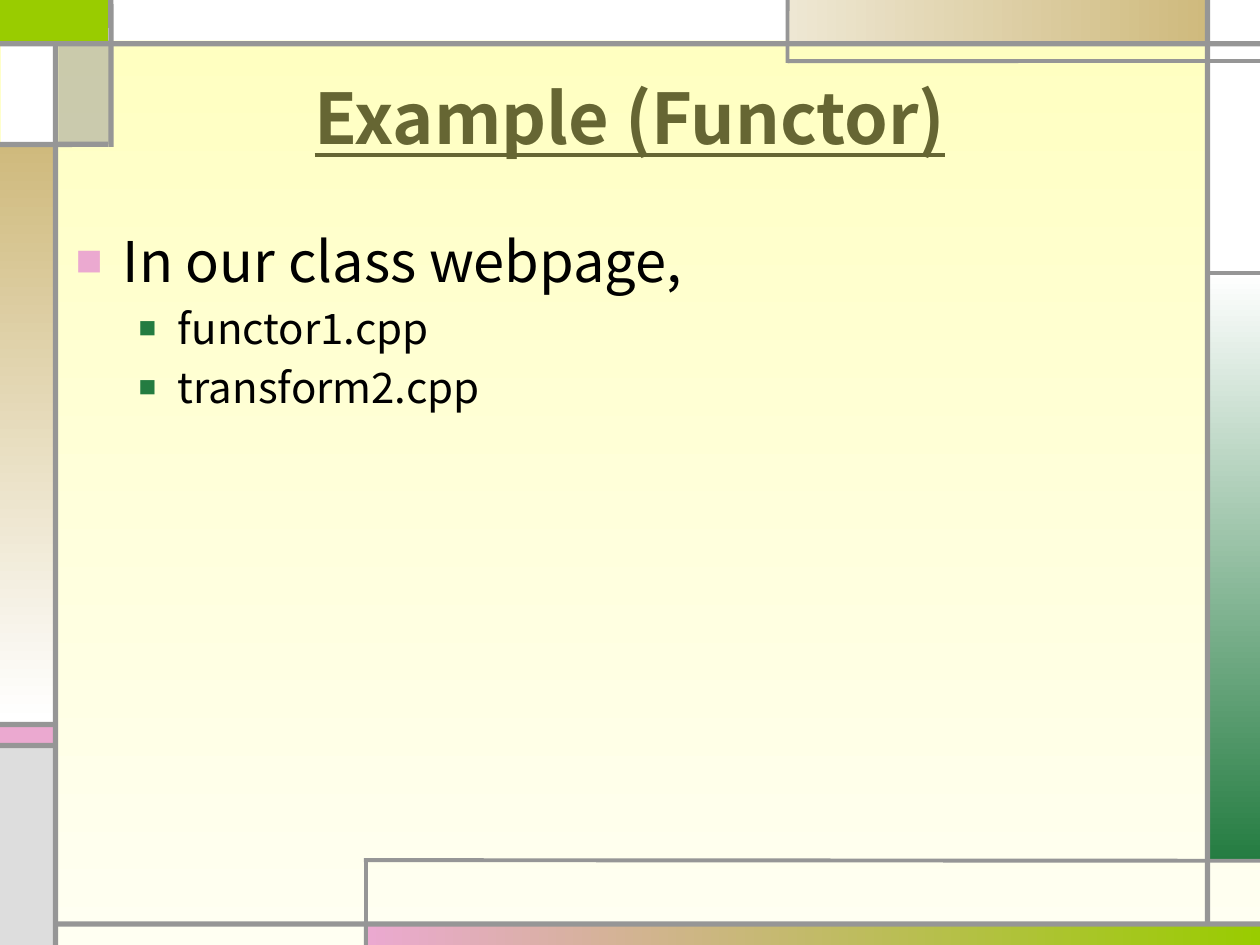
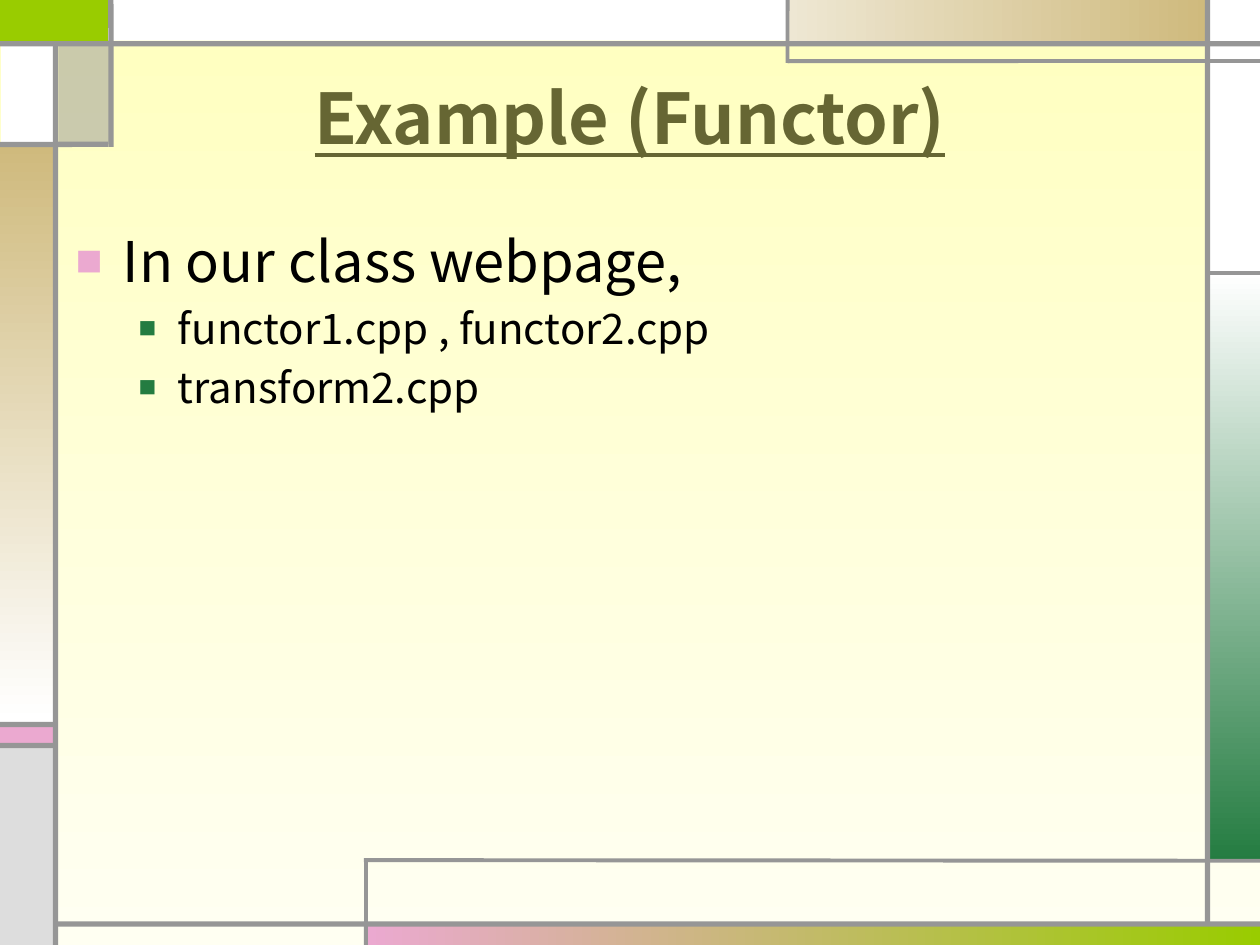
Before and after one commit to sohnbong/oop26, a slide deck: slide 6 of OOP07-4.pptx. Drawn at 1260x945 pixels with LibreOffice and Linux fonts; fonts in the diff are those of the drawing. Boxes give left, top, right and bottom in pixels: in the first picture for what was removed or moved away, otherwise in the second. Text is boxed around its words. In the diff, an @@ line names an element or a change of style, - is before the commit and + after.

```diff
--- a/OOP07-4.pptx
+++ b/OOP07-4.pptx
@@ text at bbox=[178, 310, 710, 354]: text changed @@
-  ■ functor1.cpp
+  ■ functor1.cpp , functor2.cpp
```
Also in this commit, not shown: 2 other slides changed.
